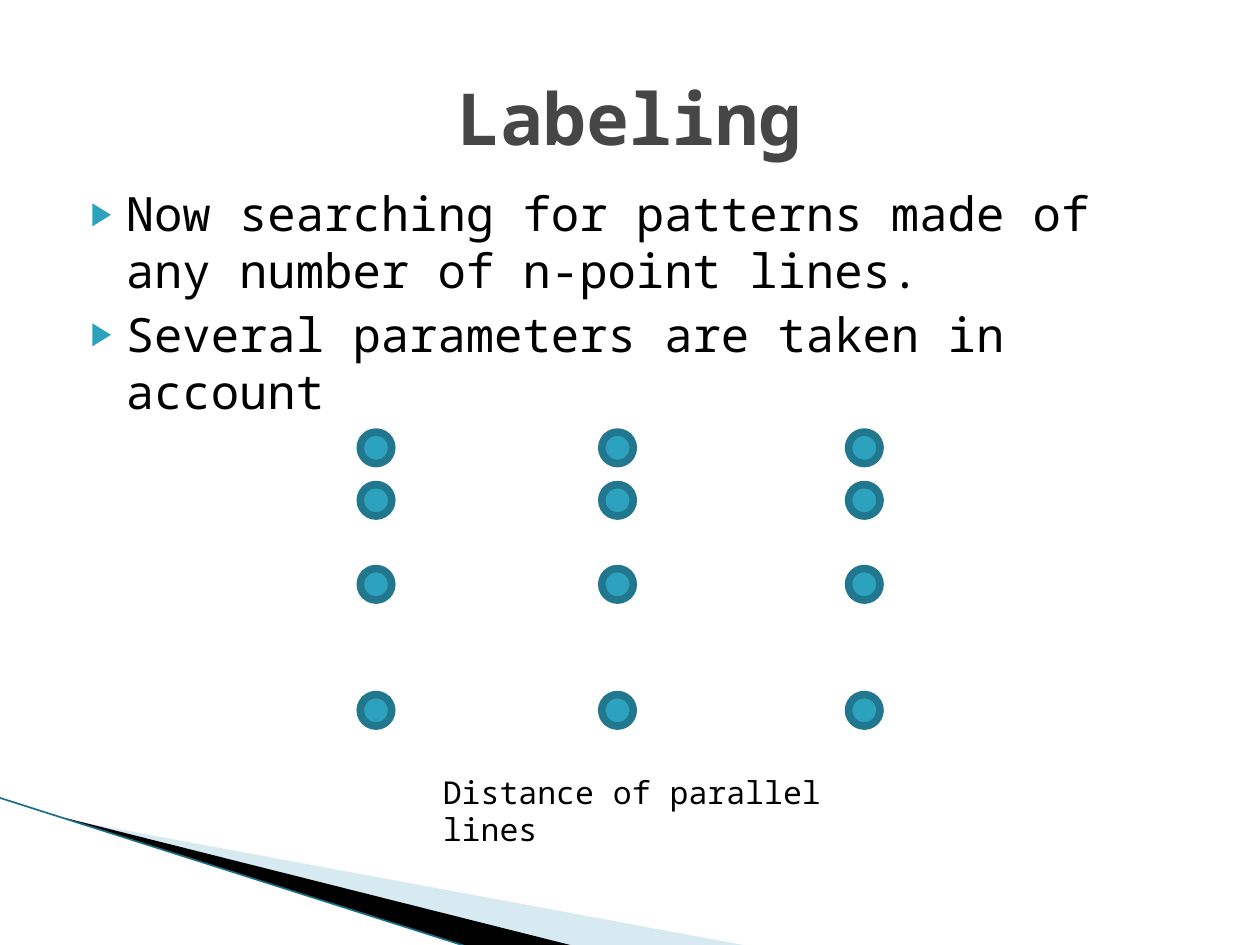
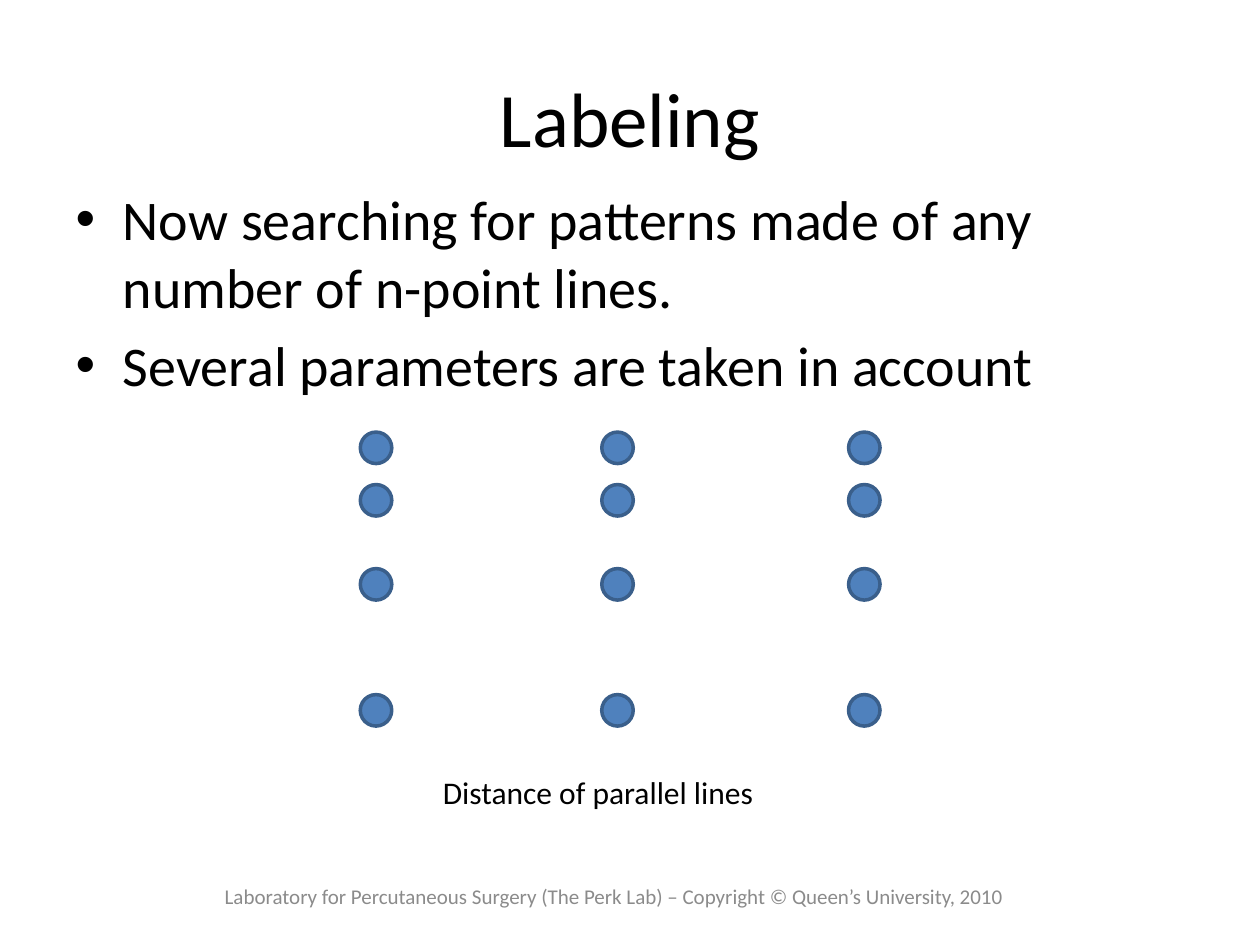
Before and after one commit to thewtex/Plus, a slide deck: slide 10 of PlusLib/docs/UsFidSegAlgo/Fiducial Pattern Recognition.pptx. Drawn at 1260x945 pixels with LibreOffice and Linux fonts; fonts in the diff are those of the drawing; background and template pictures are left out. Boxes give left, top, right and bottom in pixels: in the first picture for what was removed or moved away, otherwise in the second. Text is boxed around its words. In the diff, an @@ line names an element or a change of style, - is before the commit and + after.

```diff
--- a/PlusLib/docs/UsFidSegAlgo/Fiducial Pattern Recognition.pptx
+++ b/PlusLib/docs/UsFidSegAlgo/Fiducial Pattern Recognition.pptx
@@ title "Labeling" at bbox=[500, 93, 760, 161]: size 41 to 44 pt, font Noto Sans Mono to Calibri, text colour #464646 to #000000, bold off @@
@@ text "Now searching for patterns made ..." at bbox=[123, 201, 1032, 395]: size 27 to 32 pt, font Noto Sans Mono to Calibri; bullet ▶ to •; more space between paragraphs @@
@@ fill #2DA2BF to #4F81BD; outline #21788D 4.33 pt to #3A5F8C 2 pt in 12 elements at bbox=[360, 432, 392, 464], bbox=[602, 432, 634, 464], bbox=[848, 432, 879, 464], bbox=[360, 485, 392, 517], bbox=[602, 485, 634, 517], bbox=[848, 485, 879, 517], bbox=[360, 568, 392, 600], bbox=[602, 568, 634, 600], bbox=[848, 568, 879, 600], bbox=[360, 694, 392, 726], bbox=[602, 694, 634, 726], bbox=[848, 694, 879, 726] @@
@@ text "Distance of parallel lines" at bbox=[443, 782, 753, 809]: font Noto Sans Mono to Calibri @@
@@ line removed from (0, 798) to (467, 945) @@
@@ freeform shape removed at bbox=[67, 818, 576, 945] @@
@@ freeform shape removed at bbox=[69, 819, 750, 945] @@
@@ text added at bbox=[225, 889, 1002, 908], 12 pt, text #8C8C8C @@
+Laboratory for Percutaneous Surgery (The Perk Lab) – Copyright © Queen’s University, 2010
```
Also in this commit, not shown: 18 other slides changed.
